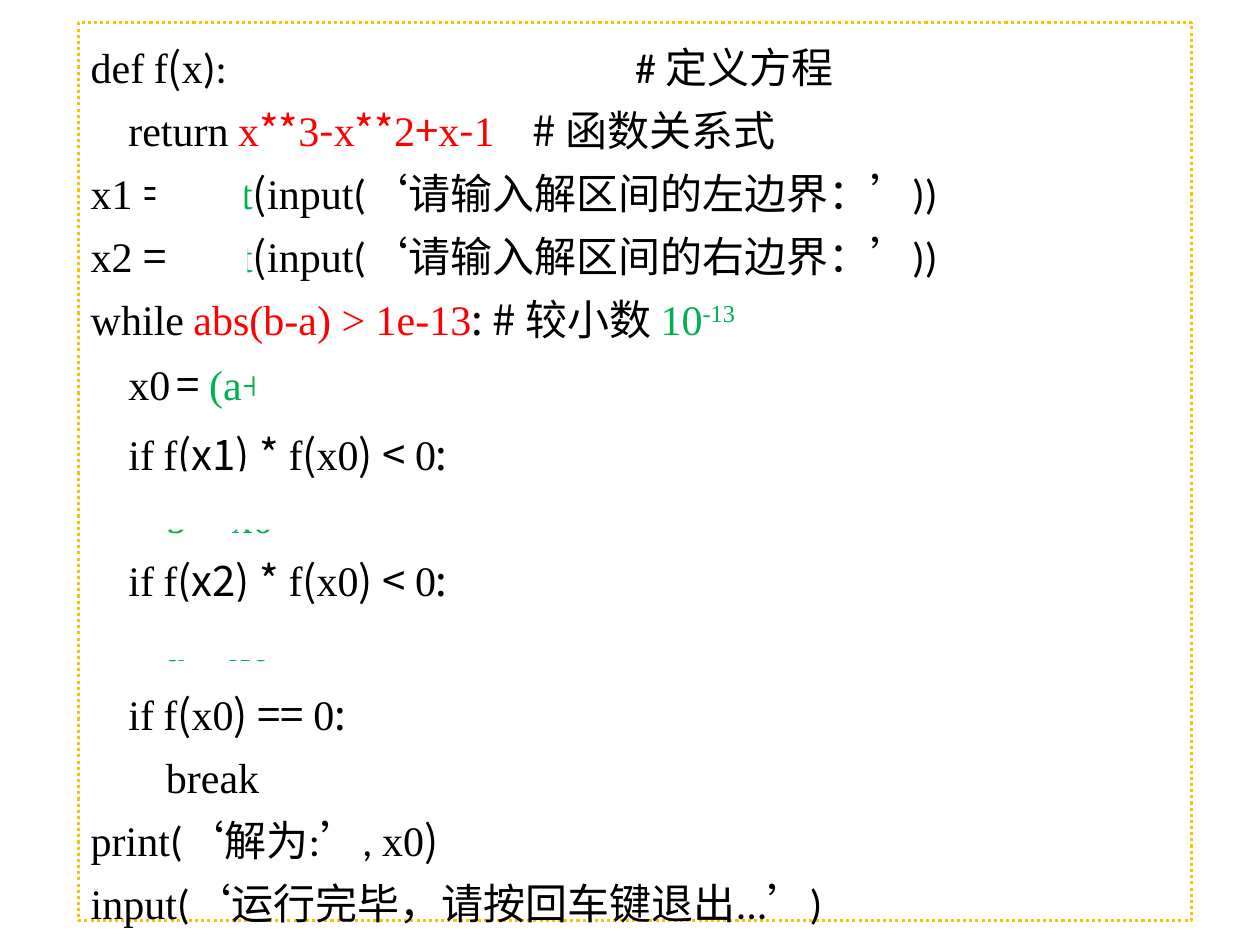
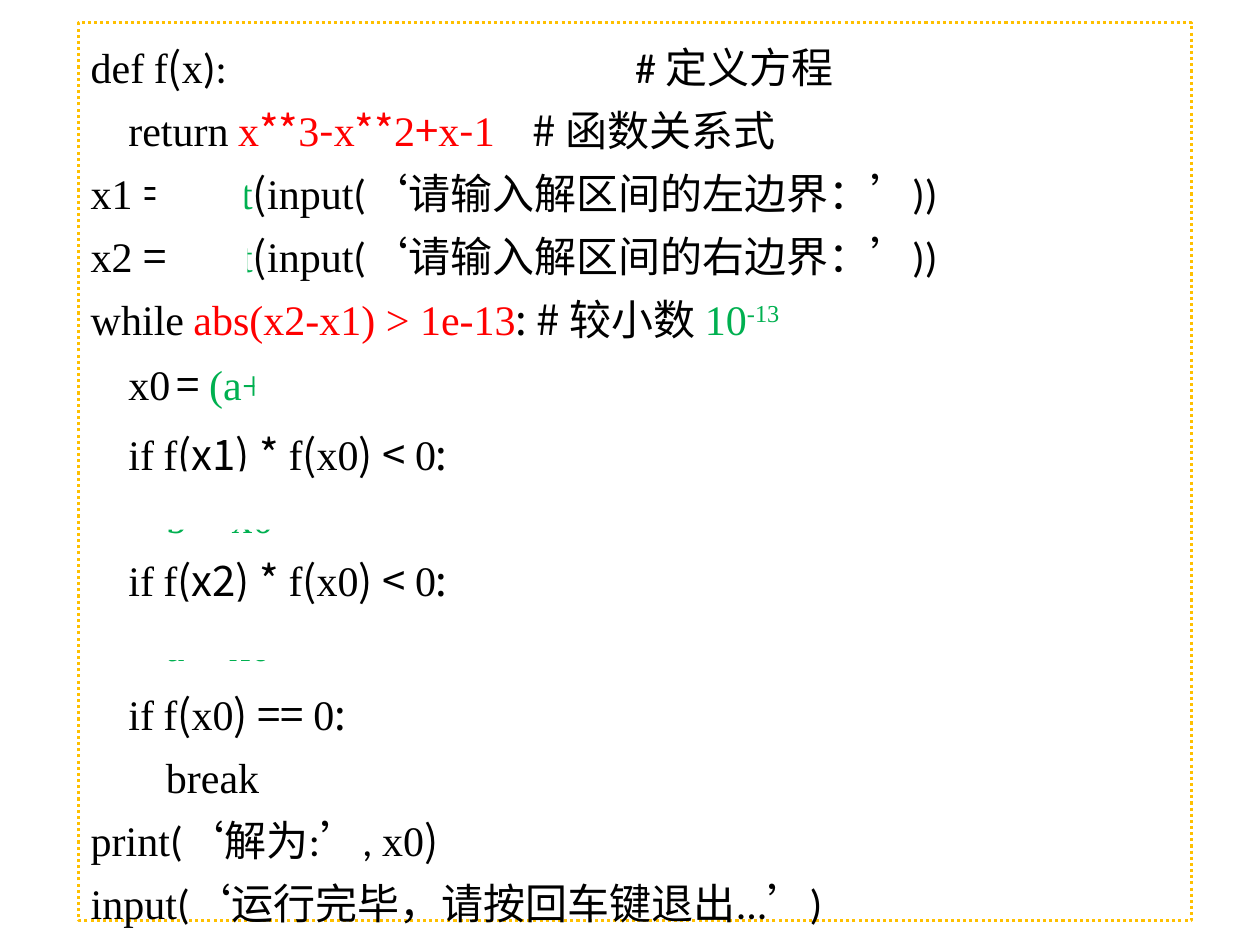
Before and after one commit to hongm32/2020design, a slide deck: slide 14 of 【第12课】二分算法/【第12课】二分算法.pptx. Drawn at 1260x945 pixels with LibreOffice and Linux fonts; fonts in the diff are those of the drawing. Boxes give left, top, right and bottom in pixels: in the first picture for what was removed or moved away, otherwise in the second. Text is boxed around its words. In the diff, an @@ line names an element or a change of style, - is before the commit and + after.

```diff
--- a/【第12课】二分算法/【第12课】二分算法.pptx
+++ b/【第12课】二分算法/【第12课】二分算法.pptx
@@ text in rectangle at (x1=91, y1=299, x2=779, y2=344): text changed @@
-while abs(b-a) > 1e-13: # 较小数 10-13
+while abs(x2-x1) > 1e-13: # 较小数 10-13
```
Also in this commit, not shown: 3 other files.
